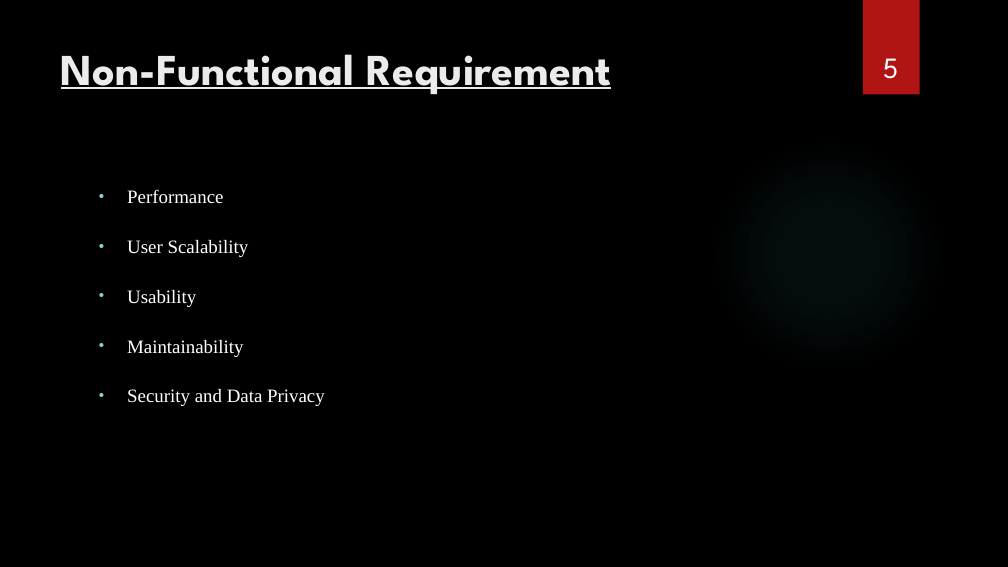
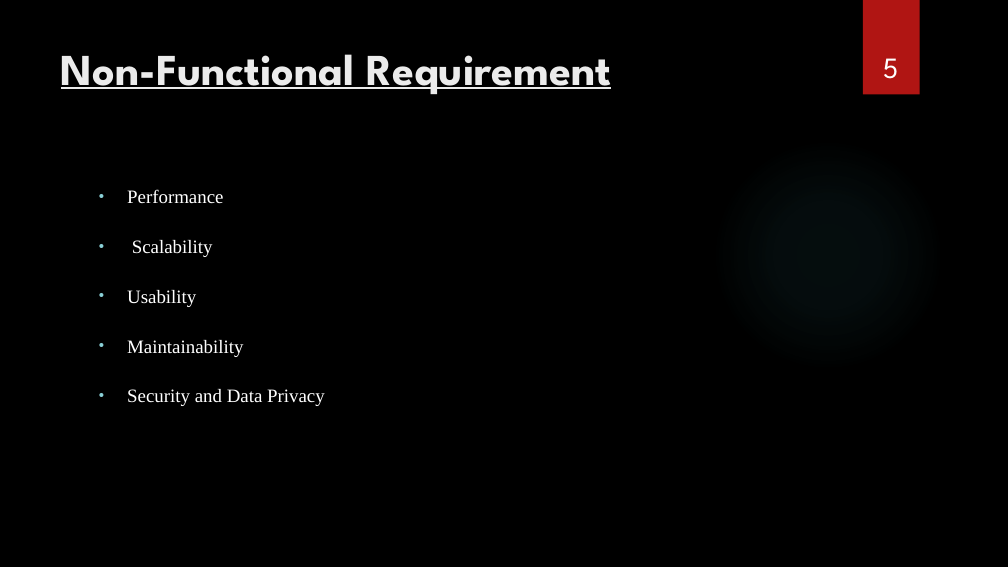
Before and after one commit to suyanthapa/Freelancing-Project, a slide deck: slide 5 of Documentation/Freelancing-Platform.pptx. Drawn at 1008x567 pixels with LibreOffice and Linux fonts; fonts in the diff are those of the drawing; background and template pictures are left out. Boxes give left, top, right and bottom in pixels: in the first picture for what was removed or moved away, otherwise in the second. Text is boxed around its words. In the diff, an @@ line names an element or a change of style, - is before the commit and + after.

```diff
--- a/Documentation/Freelancing-Platform.pptx
+++ b/Documentation/Freelancing-Platform.pptx
@@ text at <box>132,240,213,257</box>: text changed @@
-• User Scalability
+• Scalability
```
Also in this commit, not shown: 3 other slides changed, 1 other file.
